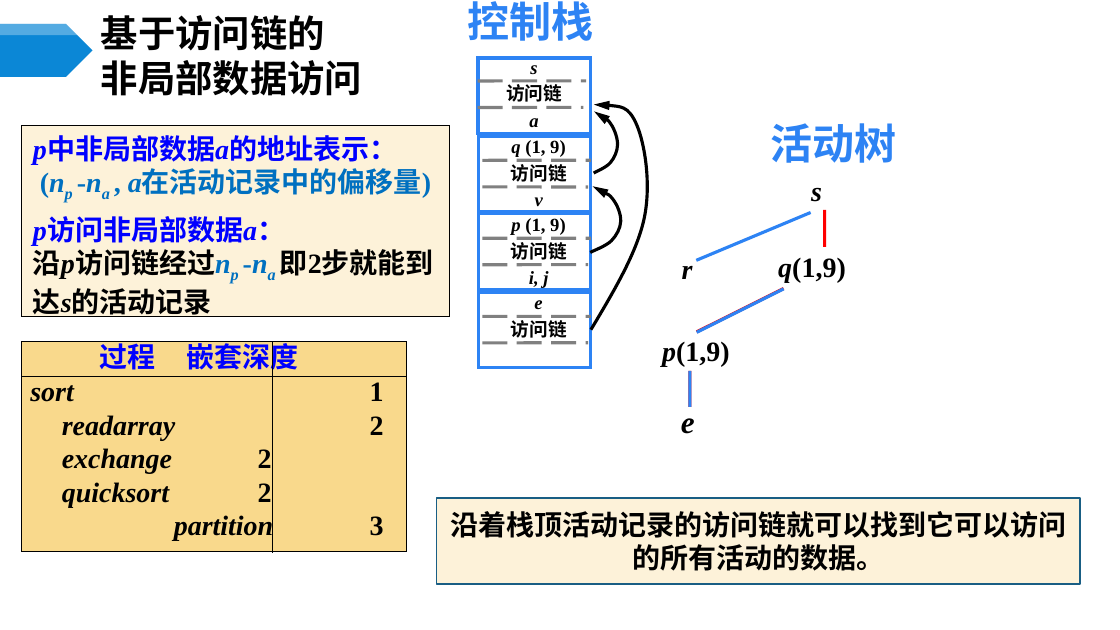
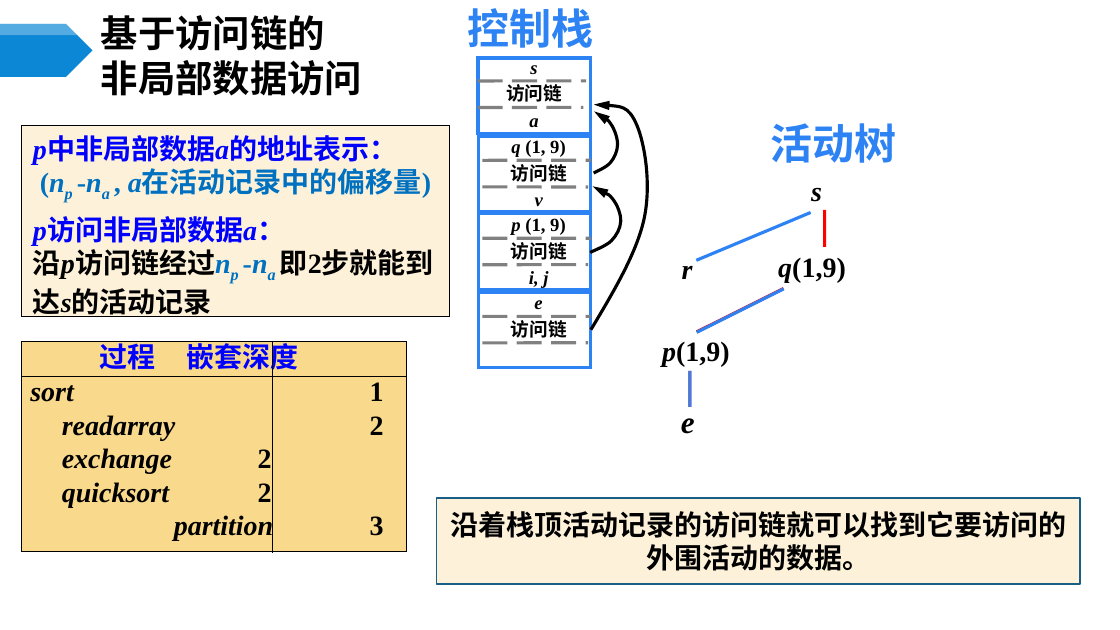
Before and after one commit to ponder-j/HIT-Compilers-Notes, a slide deck: slide 43 of ppts/第7章 运行存储分配.pptx (slide 42 before the commit). Drawn at 1120x630 pixels with LibreOffice and Linux fonts; fonts in the diff are those of the drawing. Boxes give left, top, right and bottom in pixels: in the first picture for what was removed or moved away, otherwise in the second. Text is boxed around its words. In the diff, an @@ line names an element or a change of style, - is before the commit and + after.

```diff
--- a/ppts/第7章 运行存储分配.pptx
+++ b/ppts/第7章 运行存储分配.pptx
@@ text "控制栈": place and size @@
-text "控制栈" at (468, 1, 594, 41)
+text "控制栈" at (468, 8, 594, 48)
@@ text in rectangle at (450, 511, 1066, 571): text changed @@
-沿着栈顶活动记录的访问链就可以找到它可以访问的所有活动的数据。
+沿着栈顶活动记录的访问链就可以找到它要访问的外围活动的数据。
```
Also in this commit, not shown: 10 other slides changed, 2 slides added, 4 slides removed, 5 other files.
